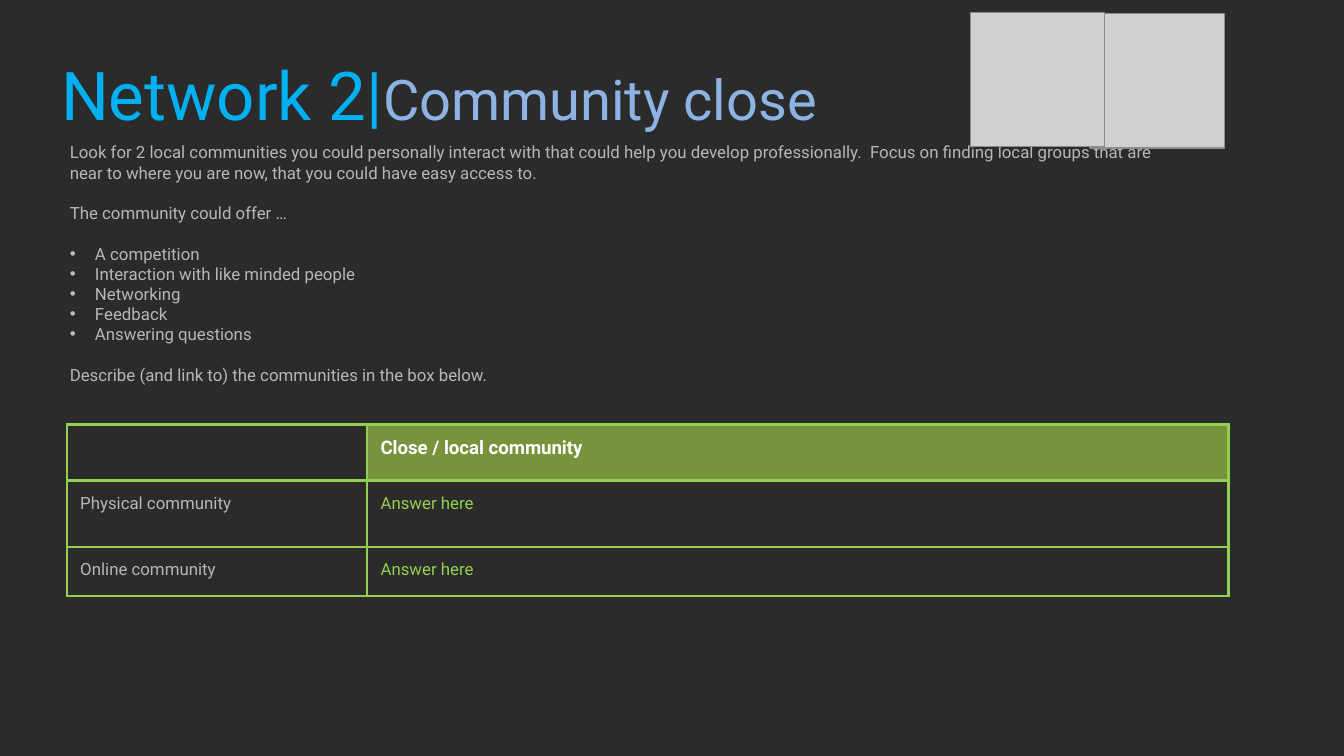
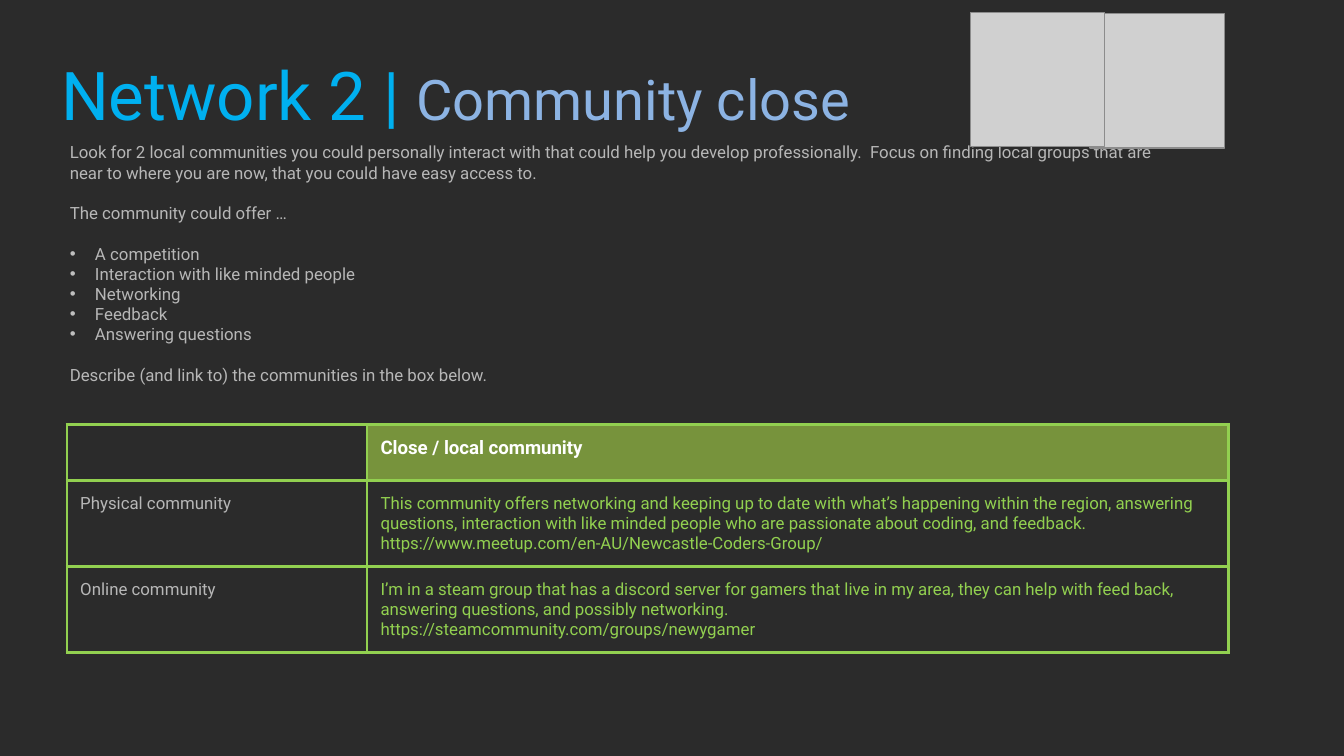
Before and after one commit to Dinoboy173/ProfStud, a slide deck: slide 24 of Class1/NOT DONE 2021_Professional_Studies_1_YourName.pptx. Drawn at 1344x756 pixels with LibreOffice and Linux fonts; fonts in the diff are those of the drawing; grey boxes stand for pictures; background and template pictures are left out; a plain dark background stands for a picture behind light text. Boxes give left, top, right and bottom in pixels: in the first picture for what was removed or moved away, otherwise in the second. Text is boxed around its words. In the diff, an @@ line names an element or a change of style, - is before the commit and + after.

```diff
--- a/Class1/NOT DONE 2021_Professional_Studies_1_YourName.pptx
+++ b/Class1/NOT DONE 2021_Professional_Studies_1_YourName.pptx
@@ title at [61, 69, 850, 132]: spaces changed @@
-Network 2|Community close
+Network 2 | Community close
@@ table at [67, 425, 1228, 657] @@
-row 2, column 2: Answer here
+row 2, column 2: This community offers networking and keeping up to date with what’s happening within the region, answering questions, interaction with like minded people who are passionate about coding, and feedback. / https://www.meetup.com/en-AU/Newcastle-Coders-Group/
-row 3, column 2: Answer here
+row 3, column 2: I’m in a steam group that has a discord server for gamers that live in my area, they can help with feed back, answering questions, and possibly networking. / https://steamcommunity.com/groups/newygamer
```
Also in this commit, not shown: 11 other slides changed.
